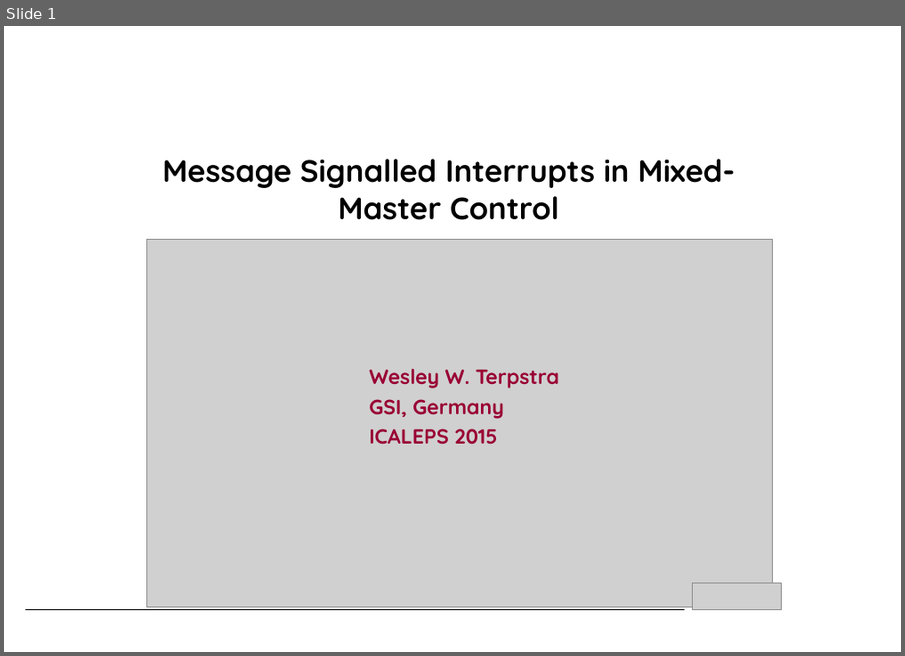
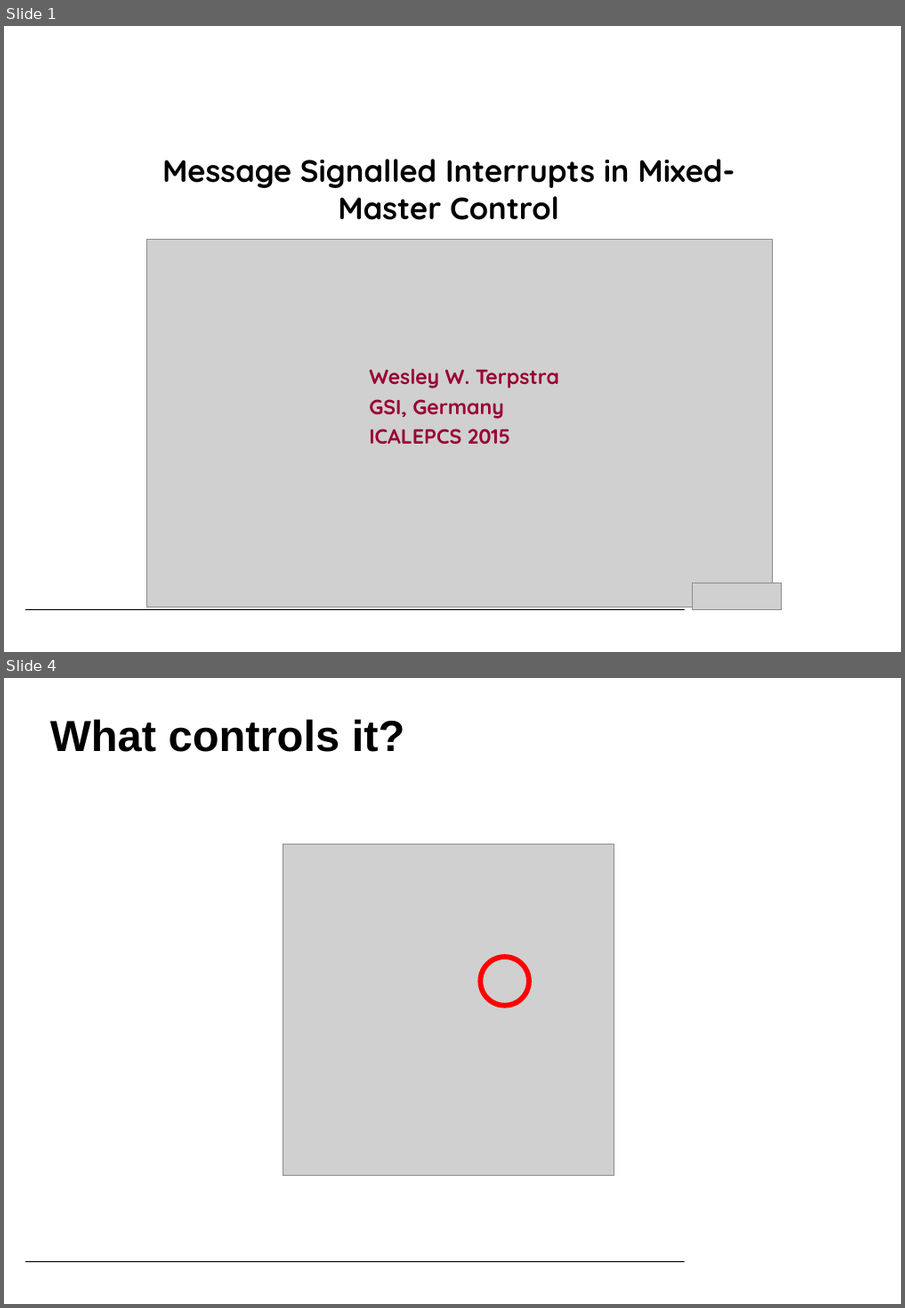
Before and after one commit to terpstra/wbmsi, a slide deck: THHA2O03_talk.odp. Shown one above the other, each under a label of ours: slide 1 before the commit, slides 1 and 4 after it; the slides between them are not shown. The pictures are 905x656 and 905x1308 pixels, drawn with LibreOffice and Linux fonts; fonts in the diff are those of the drawing; grey boxes stand for pictures; background and template pictures are left out. Boxes give left, top, right and bottom in pixels: in the first picture for what was removed or moved away, otherwise in the second. Text is boxed around its words. In the diff, an @@ line names an element or a change of style, - is before the commit and + after.

```diff
--- a/THHA2O03_talk.odp
+++ b/THHA2O03_talk.odp
@@ slide 4 added at bbox=[4, 678, 901, 1304], background #FFFFFF; not listed: 1 template element that a slide beside it also shows @@
@@ title added at bbox=[50, 719, 405, 752], 38 pt, text #000000, bold @@
+What controls it?
@@ picture added at bbox=[283, 844, 615, 1176] @@
@@ ellipse added at bbox=[480, 957, 529, 1006], outline #FF0000 4.51 pt @@
@@ slide 1 changed as well @@
@@ subtitle at bbox=[369, 428, 510, 444]: text changed @@
-ICALEPS 2015
+ICALEPCS 2015
```
Also in this commit, not shown: 10 other slides changed, 4 other slides added.
